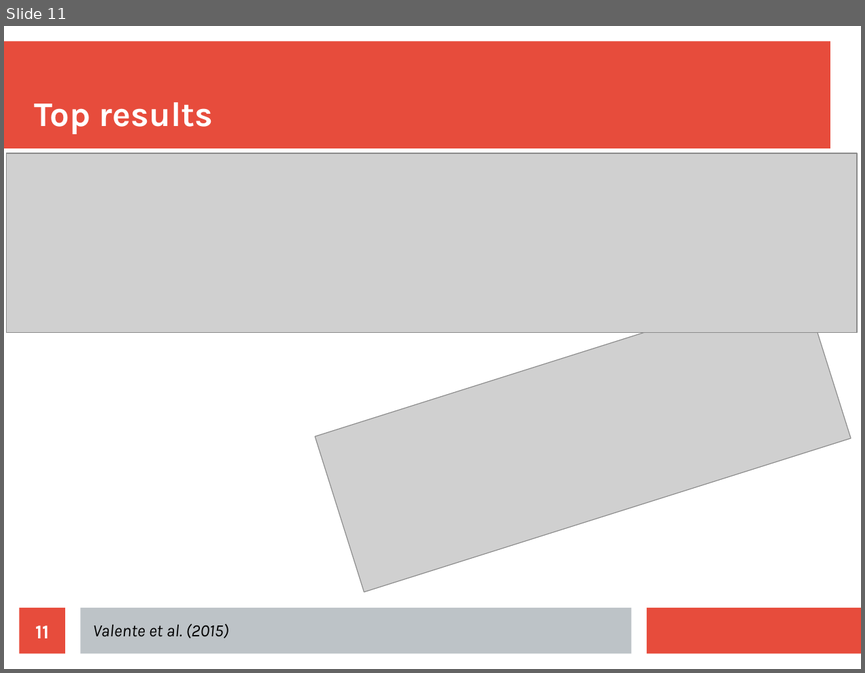
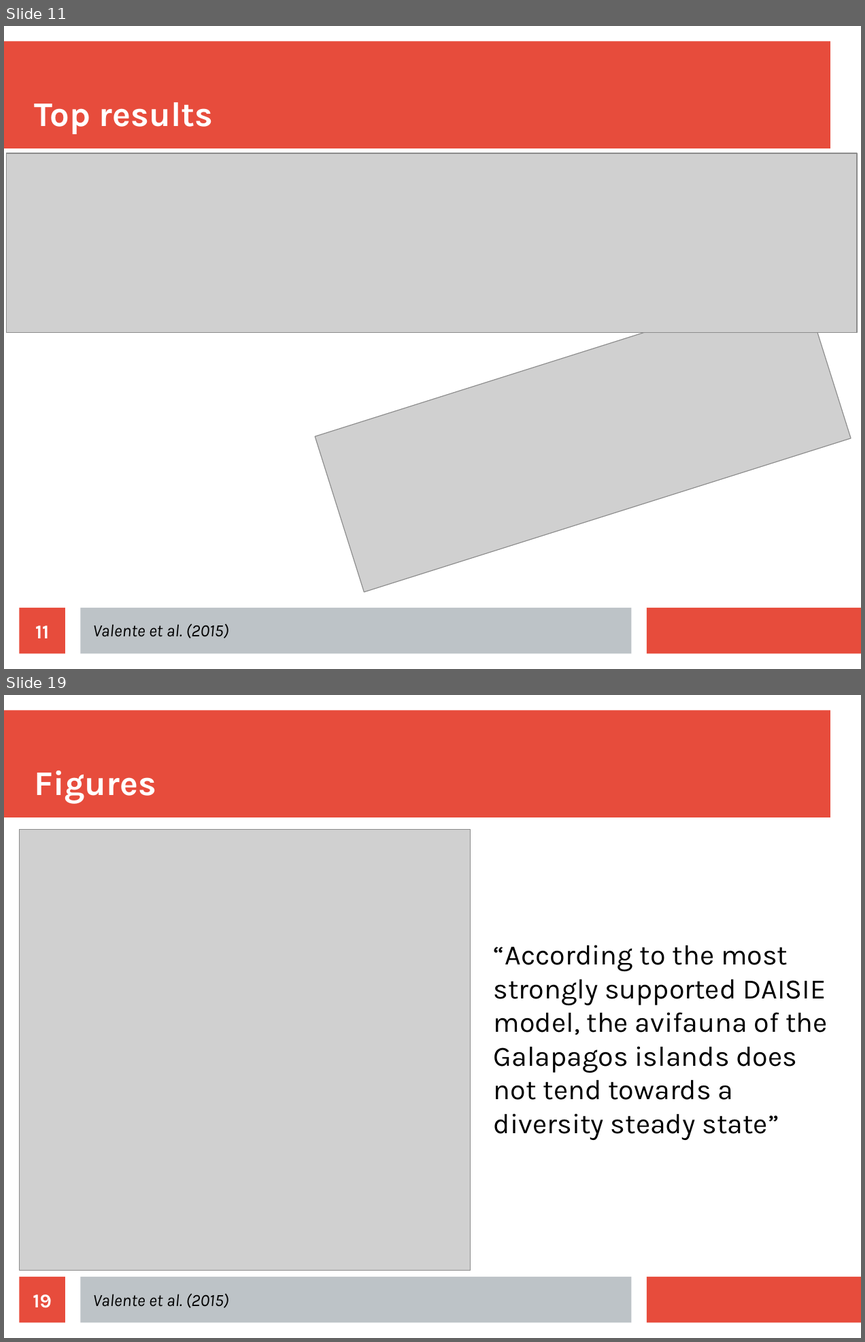
Before and after one commit to richelbilderbeek/Science, a slide deck: Bilderbeek20180622/Bilderbeek20180622.odp. Shown one above the other, each under a label of ours: slide 11 before the commit, slides 11 and 19 after it; the slides between them are not shown. The pictures are 865x673 and 865x1342 pixels, drawn with LibreOffice and Linux fonts; fonts in the diff are those of the drawing; grey boxes stand for pictures. Boxes give left, top, right and bottom in pixels: in the first picture for what was removed or moved away, otherwise in the second. Text is boxed around its words. In the diff, an @@ line names an element or a change of style, - is before the commit and + after.

```diff
--- a/Bilderbeek20180622/Bilderbeek20180622.odp
+++ b/Bilderbeek20180622/Bilderbeek20180622.odp
@@ slide 19 added at (x1=4, y1=695, x2=861, y2=1338), background #FFFFFF; not listed: 3 template elements that a slide beside it also shows @@
@@ title added at (x1=35, y1=770, x2=156, y2=803), 32 pt, text #FFFFFF, bold @@
+Figures
@@ picture added at (x1=20, y1=830, x2=470, y2=1270) @@
@@ text added at (x1=494, y1=945, x2=827, y2=1140), 26 pt, text #000000 @@
+“According to the most strongly supported DAISIE model, the avifauna of the Galapagos islands does not tend towards a diversity steady state”
@@ page number added at (x1=20, y1=1276, x2=65, y2=1323), fill #E74C3C, 18 pt, text #FFFFFF, bold @@
+19
@@ text added at (x1=93, y1=1293, x2=228, y2=1308), 16 pt, text #000000, italic @@
+Valente et al. (2015)
```
Also in this commit, not shown: 7 slides changed, 12 other slides added, 10 other files.
